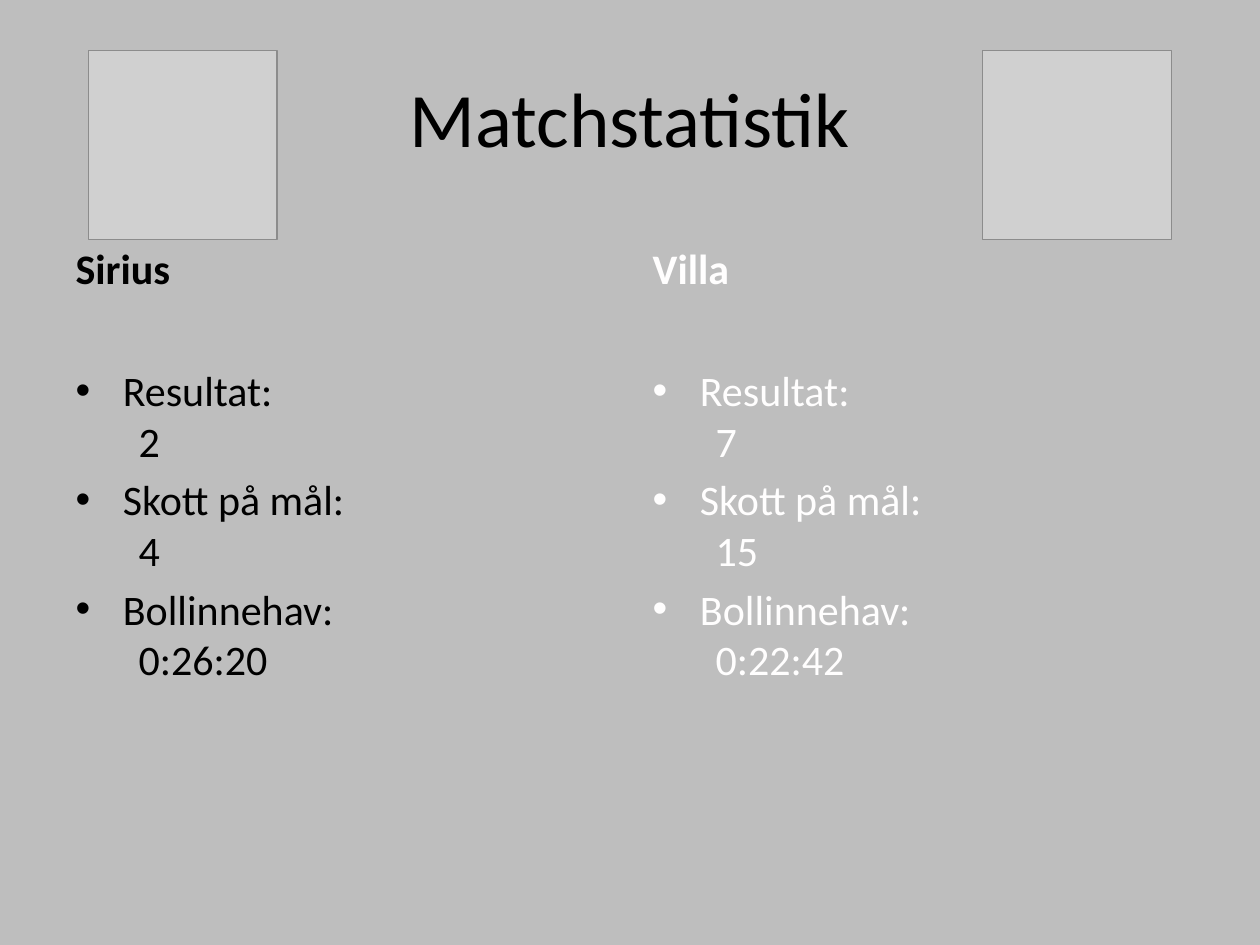
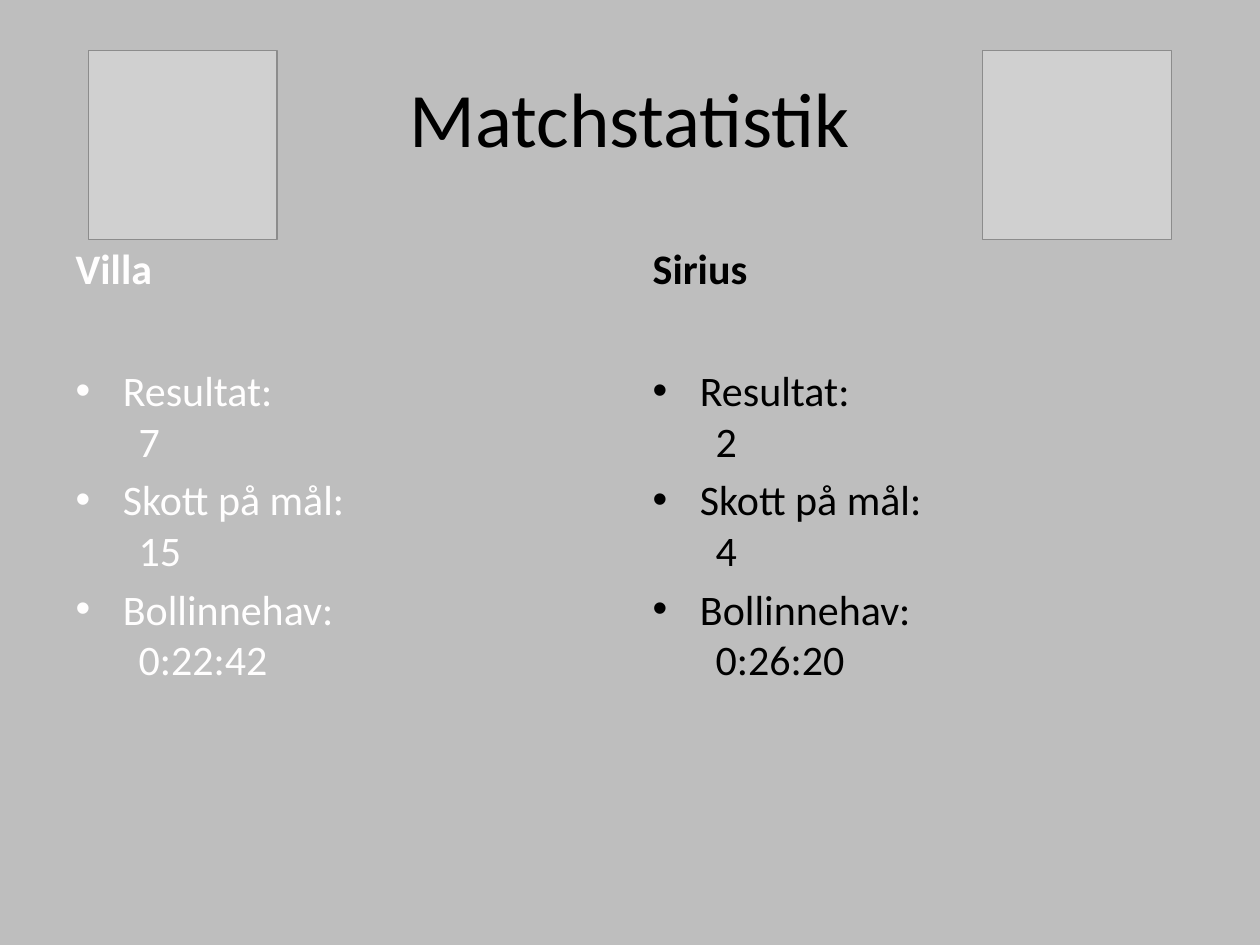
Before and after one commit to legendwk/sirius_bandy, a slide deck: slide 2 of powerpointer/matchrapporter/20220930 IK Sirius - Villa Lidköping halvlek 1 clean och 20220930 IK Sirius - Villa Lidköping halvlek 2 .pptx. Drawn at 1260x945 pixels with LibreOffice and Linux fonts; fonts in the diff are those of the drawing; grey boxes stand for pictures. Boxes give left, top, right and bottom in pixels: in the first picture for what was removed or moved away, otherwise in the second. Text is boxed around its words. In the diff, an @@ line names an element or a change of style, - is before the commit and + after.

```diff
--- a/powerpointer/matchrapporter/20220930 IK Sirius - Villa Lidköping halvlek 1 clean och 20220930 IK Sirius - Villa Lidköping halvlek 2 .pptx
+++ b/powerpointer/matchrapporter/20220930 IK Sirius - Villa Lidköping halvlek 1 clean och 20220930 IK Sirius - Villa Lidköping halvlek 2 .pptx
@@ text at [76,255,152,284]: text changed; text colour #000000 to #FFFEFE @@
-Sirius
+Villa
@@ text at [653,254,748,285]: text changed; text colour #FFFEFE to #000000 @@
-Villa
+Sirius
@@ text at [123,377,344,675]: text changed; text colour #000000 to #FFFEFE @@
-• Resultat:
-  2
-• Skott på mål:
-  4
-• Bollinnehav:
-  0:26:20
+• Resultat:
+  7
+• Skott på mål:
+  15
+• Bollinnehav:
+  0:22:42
@@ text at [700,377,921,676]: text changed; text colour #FFFEFE to #000000 @@
-• Resultat:
-  7
-• Skott på mål:
-  15
-• Bollinnehav:
-  0:22:42
+• Resultat:
+  2
+• Skott på mål:
+  4
+• Bollinnehav:
+  0:26:20
```
Also in this commit, not shown: 5 other slides changed, 2 other files.
